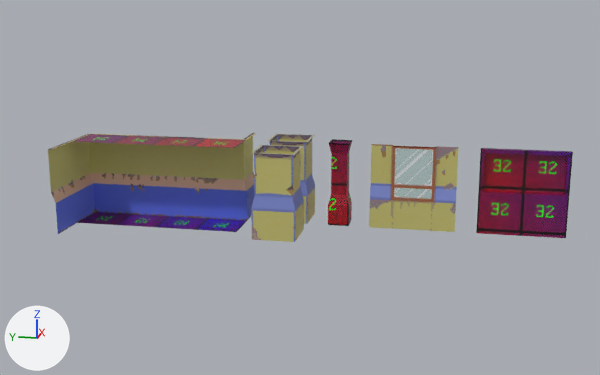
What one commit did to the Blender file 3D Pixel art/Wall Set/Wall set.blend.
Camera for both pictures: a camera (50 mm lens) standing at (-38.0, -14.2, 11.3) and looking at (-0.8, -6.8, 2.0). The axes (+X, +Y, +Z) are drawn at lower left. The lights are the same throughout.

Objects in the first picture: 'Collumn-Small', 'Corner-In', 'Corner-Out.001', 'Floor-C', 'Roof-D', 'Wall-A-Long', 'Wall-A-Short', 'Window-B'.
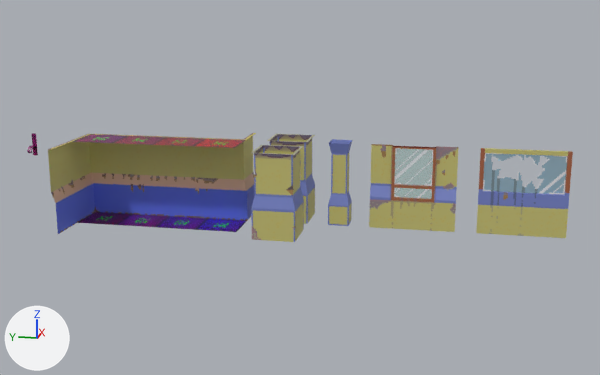
Boxes (x1, y1, x2, y2) around the edits, measured in the pictures (600 x 375 px):
'Window-B', recoloured, surface changed: (476, 148, 573, 238) in both
'Collumn-Small', recoloured, surface changed: (328, 139, 352, 226) in both
'Plane', added: after (27, 133, 38, 155)
part 1 of me_plane_012, surface changed (red): before (328, 139, 352, 226)
part 2 of me_plane_011, surface changed: before (476, 148, 573, 238)

What the commit changed:
Picture 'Collumn-Small_Window-B_Albedo.png' (img_collumn_small_window_b_albedo_png) is new.
Material 'Collumn_S_WindowB' (mat_collumn_s_windowb) is new.
Uses the picture img_collumn_small_window_b_albedo_png.
me_plane_012 has 20 vertices, 16 faces and spans x -4.0..0.0, y -1.0..0.0, z 0.01..1.01.
me_plane_012 is used by ob_collumn_small; location (-0.01, -8.0, 0.0); rotation (0.0, 1.571, 0.0), in degrees (0, 90, 0).
me_plane_012 no longer uses material mat_checker (picture img_128x128_checker_png).
me_plane_012 part 1: texture (UV) coordinates of 16 of 16 faces, centred in x -3.75..-0.5, y -1.0..0.0, z 0.01..1.01, changed; they spanned u 0.0..0.5, v 0.0..0.5 and now span u 0.49..0.99, v 0.01..0.51.
me_plane_012 now uses material mat_collumn_s_windowb.
me_plane_011 has 32 vertices, 25 faces and spans x -4.0..0.0, y -4.0..0.0, z 0.01..0.2.
me_plane_011 is used by ob_window_b; location (-0.01, -15.0, 0.0); rotation (0.0, 1.571, 0.0), in degrees (0, 90, 0).
me_plane_011 no longer uses material mat_checker (picture img_128x128_checker_png).
me_plane_011 part 2: texture (UV) coordinates of 25 of 25 faces, centred in x -4.0..-0.75, y -4.0..0.0, z 0.01..0.2, changed; they spanned u 0.0..0.54, v 0.2..1.0 and now span u 0.09..0.99, v 0.49..0.99.
me_plane_011 now uses material mat_collumn_s_windowb.
Mesh me_plane_014 is new.
It has 36 vertices, 10 faces and spans x -1.125..0.0, y -0.25..0.0, z -0.545..0.0.
It uses material mat_checker (picture img_128x128_checker_png).
Object 'Plane' (ob_plane) is new; it shows me_plane_014.
Its location is (0.0, 7.19, 2.81).
Its rotation in degrees is (0, 90, 0).
